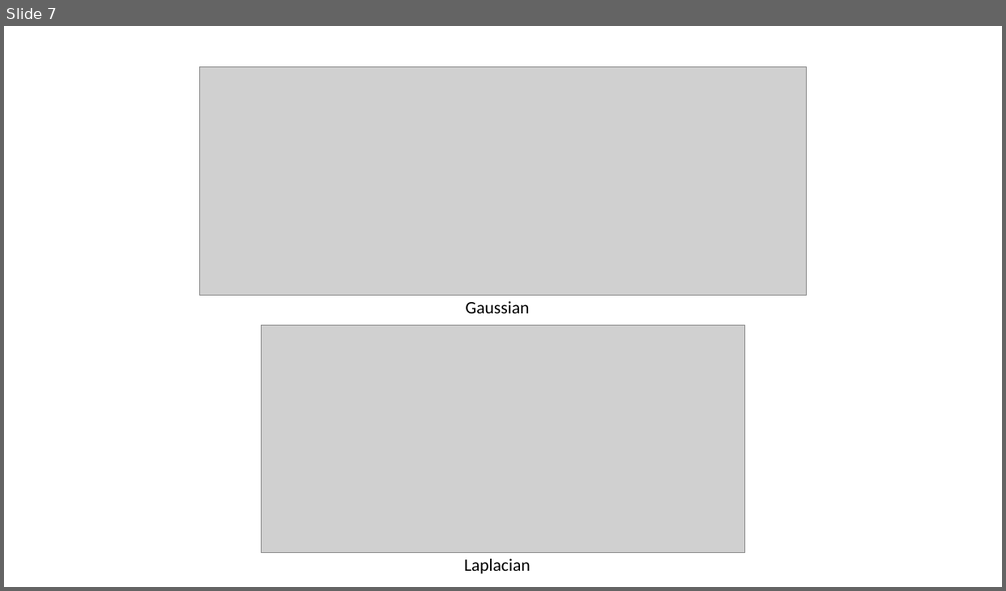
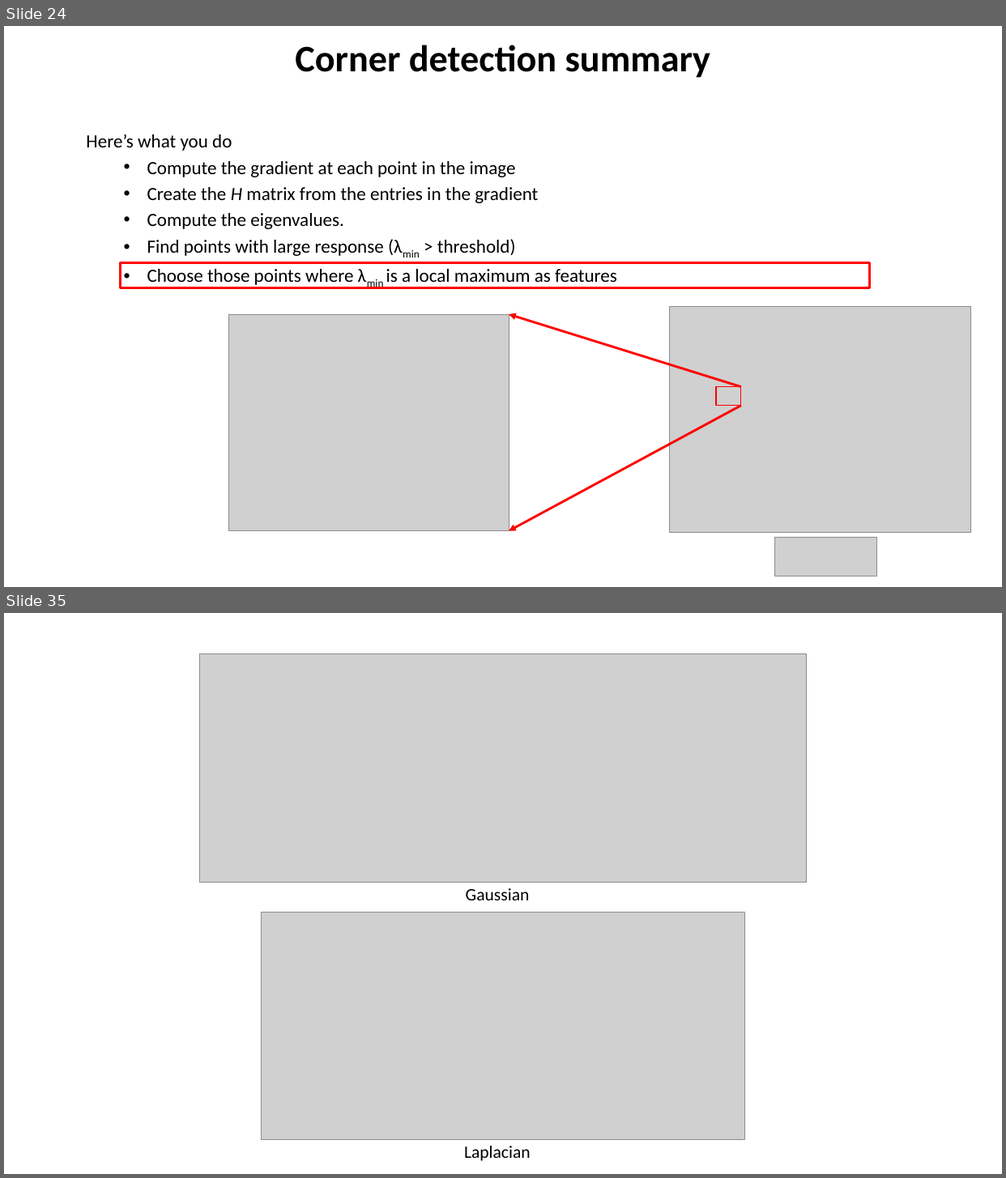
Before and after one commit to YoniChechik/AI_is_Math, a slide deck: c_08_features/features.pptx. Shown one above the other, each under a label of ours: slide 7 before the commit, slides 24 and 35 after it; the slides between them are not shown. The pictures are 1006x591 and 1006x1178 pixels, drawn with LibreOffice and Linux fonts; fonts in the diff are those of the drawing; grey boxes stand for pictures. Boxes give left, top, right and bottom in pixels: in the first picture for what was removed or moved away, otherwise in the second. Text is boxed around its words. In the diff, an @@ line names an element or a change of style, - is before the commit and + after.

Commit message:
wip

```diff
--- a/c_08_features/features.pptx
+++ b/c_08_features/features.pptx
@@ slide 24 added at box(4, 26, 1002, 587), background #FFFFFF @@
@@ title added at box(295, 45, 710, 78), 36 pt, text #000000, bold @@
+Corner detection summary
@@ text added at box(86, 135, 617, 285), 18 pt, text #000000 @@
+Here’s what you do
+  • Compute the gradient at each point in the image
+  • Create the H matrix from the entries in the gradient
+  • Compute the eigenvalues.
+  • Find points with large response (λmin > threshold)
+  • Choose those points where λmin is a local maximum as features
@@ rectangle added at box(121, 263, 870, 288), outline #FF0000 2.25 pt @@
@@ picture added at box(228, 314, 509, 531) @@
@@ arrow added from (741, 386) to (509, 314), #FF0000 2.25 pt @@
@@ picture added at box(670, 307, 971, 533) @@
@@ rectangle added at box(716, 386, 740, 406), outline #FF0000 1 pt @@
@@ arrow added from (741, 406) to (509, 531), #FF0000 2.25 pt @@
@@ picture added at box(775, 537, 878, 577) @@
@@ what was slide 7 is now slide 35 @@
```
Also in this commit, not shown: 32 other slides added, 1 slide removed.
